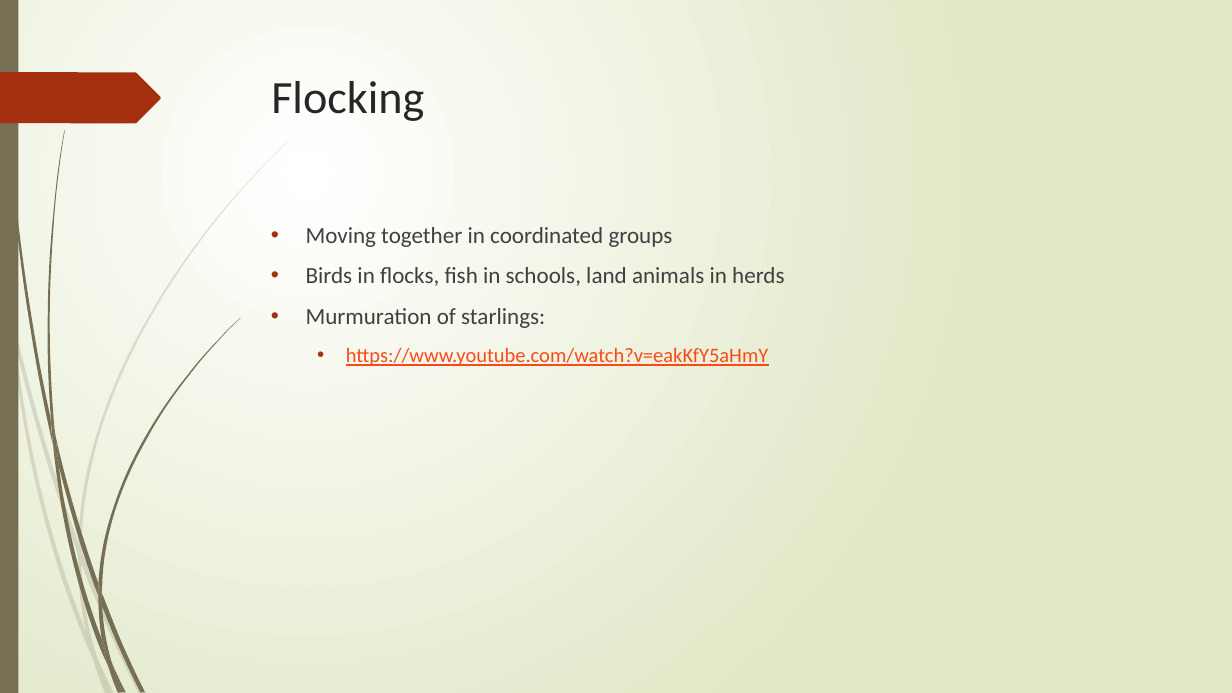
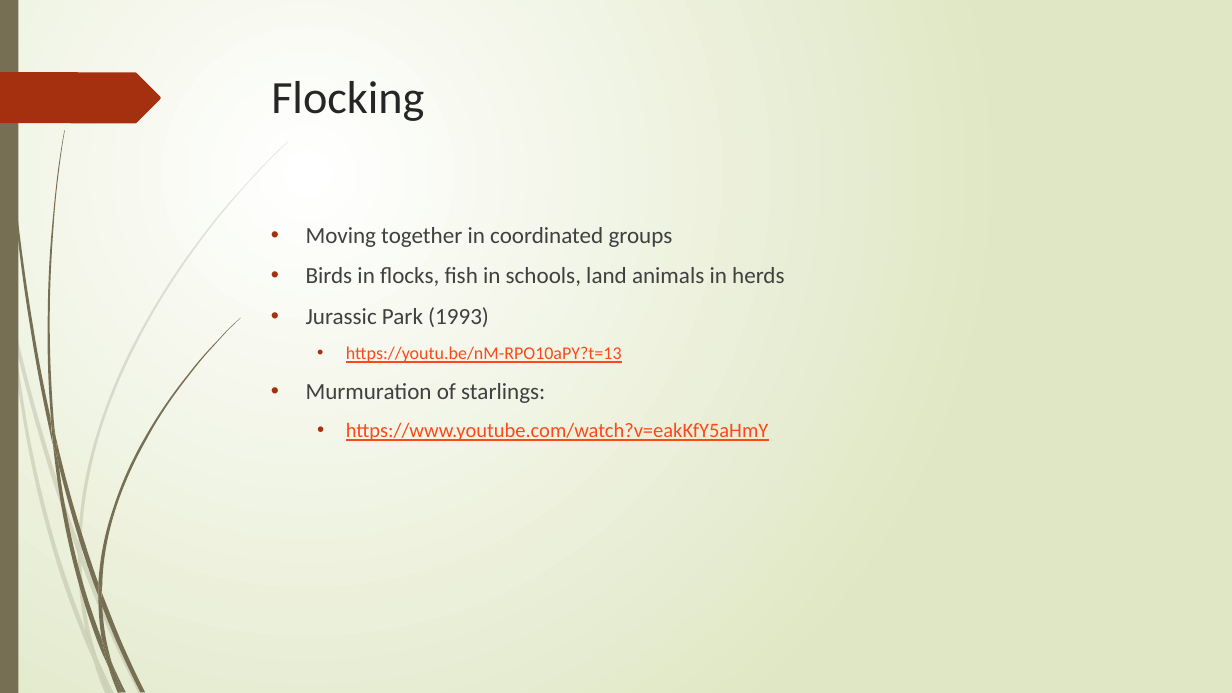
Before and after one commit to NattyBumppo/flockingdemo, a slide deck: slide 2 of flocking.pptx. Drawn at 1232x693 pixels with LibreOffice and Linux fonts; fonts in the diff are those of the drawing. Boxes give left, top, right and bottom in pixels: in the first picture for what was removed or moved away, otherwise in the second. Text is boxed around its words. In the diff, an @@ line names an element or a change of style, - is before the commit and + after.

```diff
--- a/flocking.pptx
+++ b/flocking.pptx
@@ text at (x1=306, y1=307, x2=622, y2=363): paragraphs added @@
+• Jurassic Park (1993)
+  • https://youtu.be/nM-RPO10aPY?t=13
```
Also in this commit, not shown: 2 other slides changed, 1 other file.
